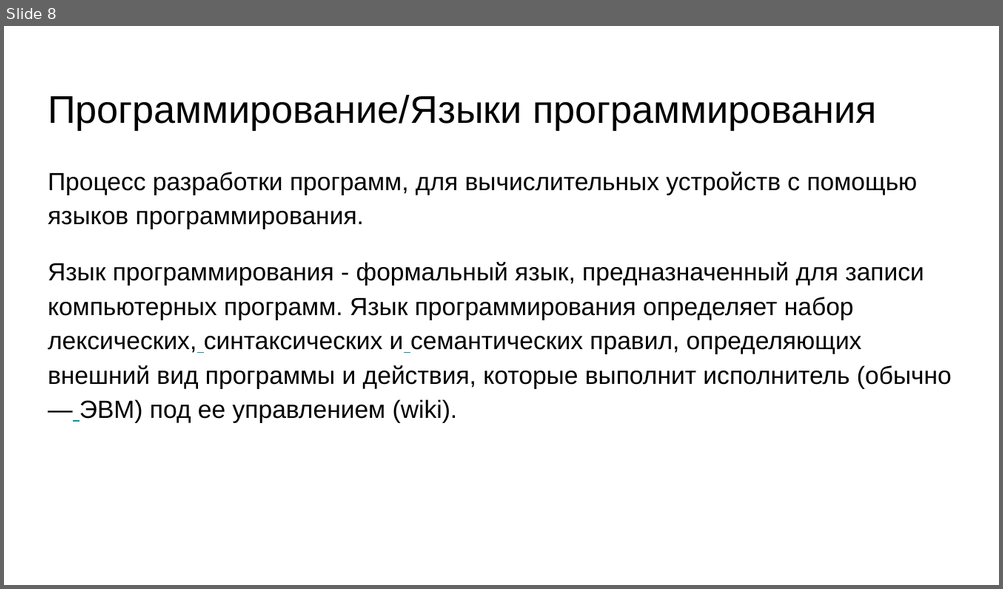
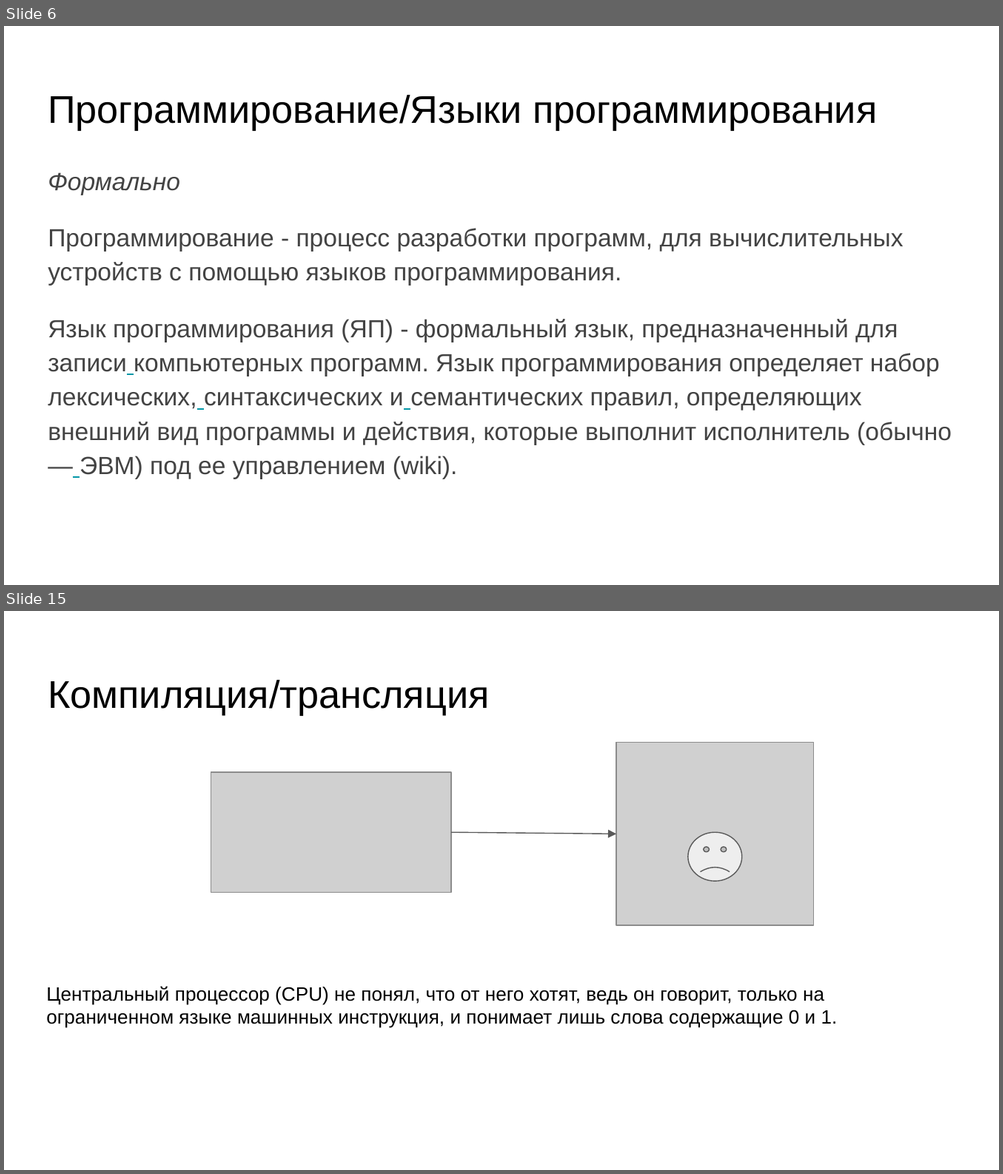
Before and after one commit to skhayrulin/python_course, a slide deck: lecture/Lecture1.pptx. Shown one above the other, each under a label of ours: slide 8 before the commit, slides 6 and 15 after it; the slides between them are not shown. The pictures are 1003x589 and 1003x1174 pixels, drawn with LibreOffice and Linux fonts; fonts in the diff are those of the drawing; grey boxes stand for pictures. Boxes give left, top, right and bottom in pixels: in the first picture for what was removed or moved away, otherwise in the second. Text is boxed around its words. In the diff, an @@ line names an element or a change of style, - is before the commit and + after.

```diff
--- a/lecture/Lecture1.pptx
+++ b/lecture/Lecture1.pptx
@@ slide 15 added at bbox=[4, 611, 999, 1170], background #FFFFFF @@
@@ title added at bbox=[48, 680, 489, 715], 28 pt, text #000000 @@
+Компиляция/трансляция
@@ picture added at bbox=[616, 742, 813, 925] @@
@@ picture added at bbox=[211, 772, 452, 892] @@
@@ arrow added from (452, 833) to (616, 834), #595959 0.75 pt @@
@@ smiley face added at bbox=[687, 833, 741, 882], fill #EEEEEE, outline #595959 0.75 pt @@
@@ text added at bbox=[46, 986, 837, 1028], 14 pt, text #000000 @@
+Центральный процессор (CPU) не понял, что от него хотят, ведь он говорит, только на ограниченном языке машинных инструкция, и понимает лишь слова содержащие 0 и 1.
@@ what was slide 8 is now slide 6 @@
@@ slide 6 changed as well @@
@@ text at bbox=[48, 173, 951, 479]: text changed; text colour #000000 to #434343 @@
-Процесс разработки программ, для вычислительных устройств с помощью языков программирования.
-Язык программирования - формальный язык, предназначенный для записи компьютерных программ. Язык программирования определяет набор лексических, синтаксических и семантических правил, определяющих внешний вид программы и действия, которые выполнит исполнитель (обычно — ЭВМ) под ее управлением (wiki).
+Формально
+Программирование - процесс разработки программ, для вычислительных устройств с помощью языков программирования.
+Язык программирования (ЯП) - формальный язык, предназначенный для записи компьютерных программ. Язык программирования определяет набор лексических, синтаксических и семантических правил, определяющих внешний вид программы и действия, которые выполнит исполнитель (обычно — ЭВМ) под ее управлением (wiki).
```
Also in this commit, not shown: 9 other slides changed, 21 other slides added, 3 slides removed, 1 other file.
